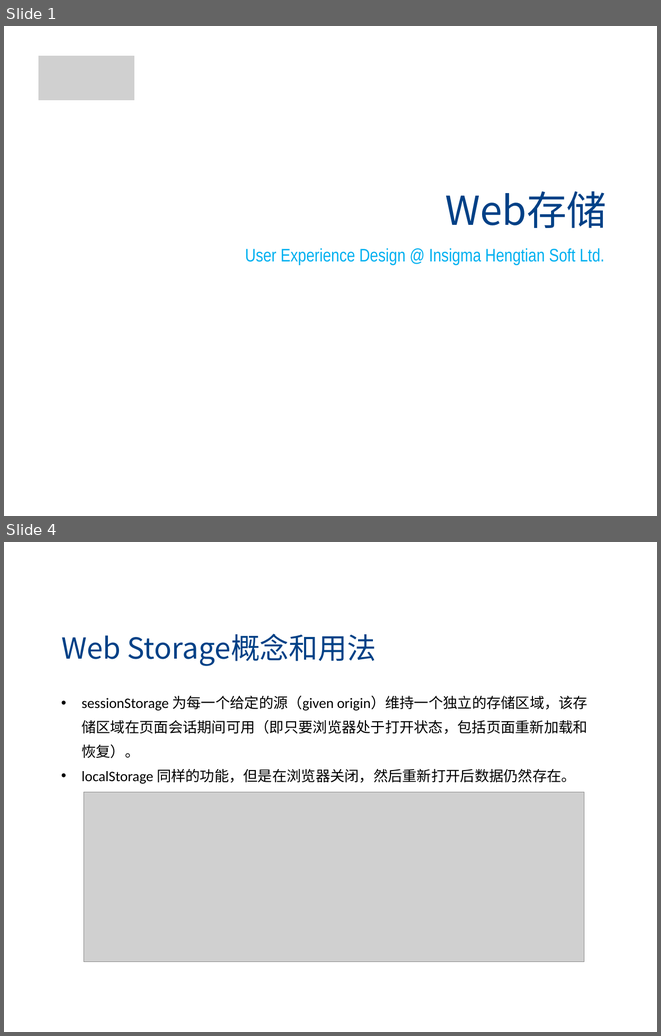
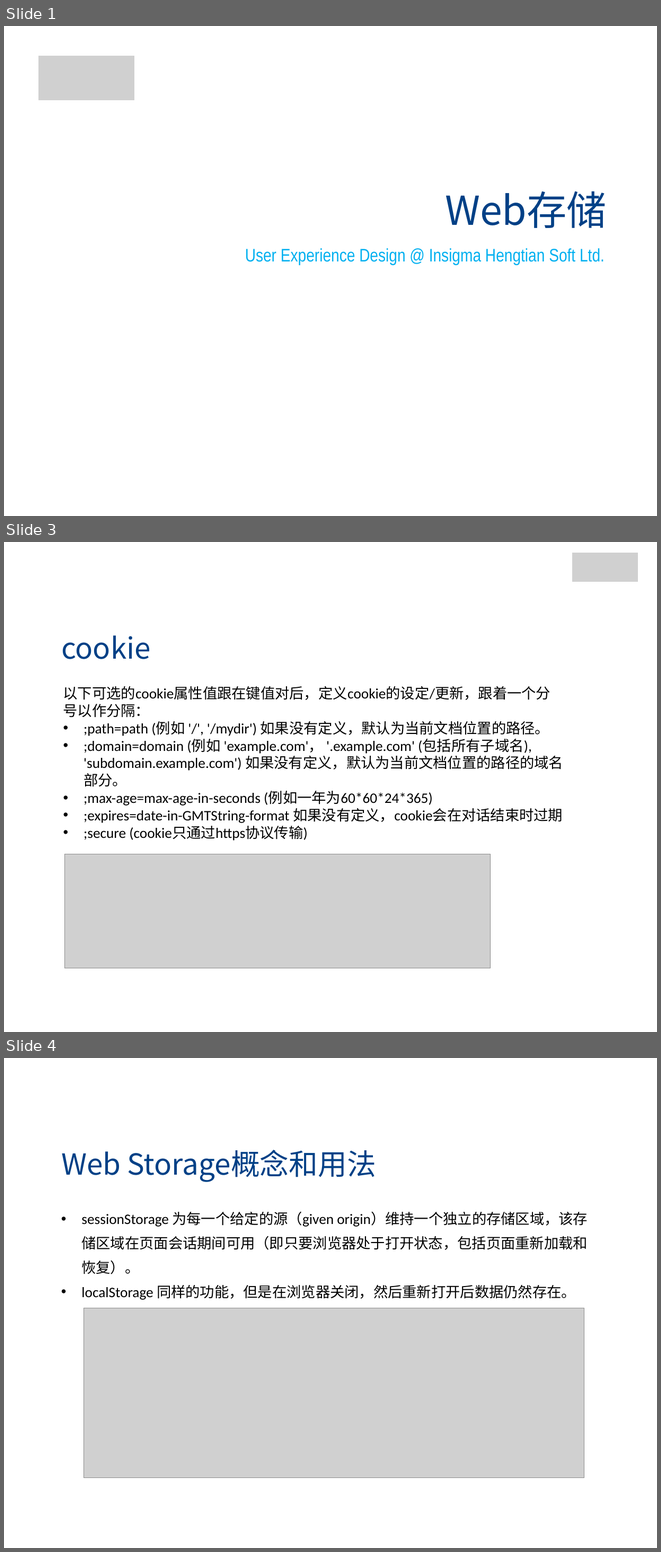
Before and after one commit to jianganglu/share-web-storage, a slide deck: Web存储.pptx. Shown one above the other, each under a label of ours: slides 1 and 4 before the commit, slides 1, 3 and 4 after it; the slides between them are not shown. The pictures are 661x1036 and 661x1552 pixels, drawn with LibreOffice and Linux fonts; fonts in the diff are those of the drawing; grey boxes stand for pictures; background and template pictures are left out. Boxes give left, top, right and bottom in pixels: in the first picture for what was removed or moved away, otherwise in the second. Text is boxed around its words. In the diff, an @@ line names an element or a change of style, - is before the commit and + after.

```diff
--- a/Web存储.pptx
+++ b/Web存储.pptx
@@ slide 3 added at <box>4,542,657,1032</box>, background picture (left out) @@
@@ rectangle added at <box>15,545,120,584</box>, fill #FFFFFF, outline #FFFFFF 2 pt @@
@@ group added at <box>567,545,648,587</box>: 4 rectangles, 1 picture @@
@@ text added at <box>61,635,151,659</box>, 32 pt, text #004086 @@
+cookie
@@ text added at <box>63,686,563,840</box>, 16 pt, text #000000 @@
+以下可选的cookie属性值跟在键值对后，定义cookie的设定/更新，跟着一个分号以作分隔：
+• ;path=path (例如 '/', '/mydir') 如果没有定义，默认为当前文档位置的路径。
+• ;domain=domain (例如 'example.com'， '.example.com' (包括所有子域名), 'subdomain.example.com') 如果没有定义，默认为当前文档位置的路径的域名部分。
+• ;max-age=max-age-in-seconds (例如一年为60*60*24*365)
+• ;expires=date-in-GMTString-format 如果没有定义，cookie会在对话结束时过期
+• ;secure (cookie只通过https协议传输)
@@ picture added at <box>65,854,491,968</box> @@
```
Also in this commit, not shown: 2 slides changed, 2 slides removed, 24 other files.
